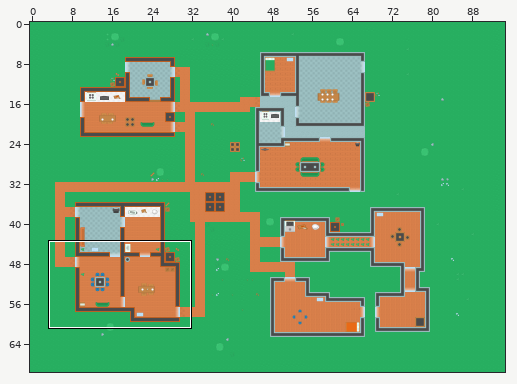
A Tiled map gets an edit: Main Base 1/Main map.tmx. Above: a wide view before the commit, with the close-up outlined.
Close-up. Before the commit:
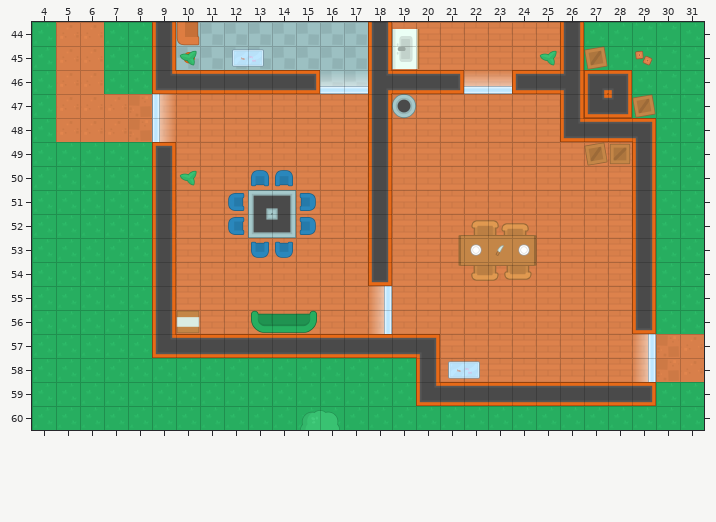
Cells are 128x128 px. Shown: x 4..31, y 44..60. The commit also changed other parts of the map, which this record leaves out.
And afterwards:
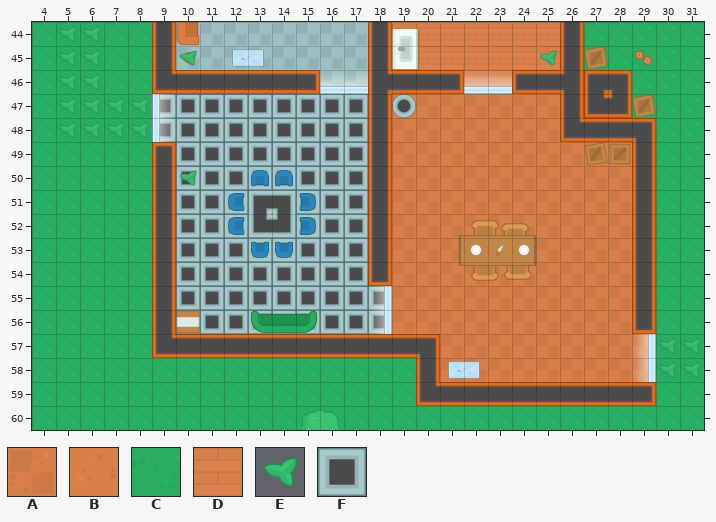
Key: from "Tile set 1": A 13, B 14, C 17, D 68, E 209, F 366.
_ is an empty cell, # one hidden under a higher layer, . an unchanged one.
The exact change:
--- layer "Floor and Ground"
@@ x 5..31 @@
-44 BB.........................
-45 BB.........................
-46 BB.........................
-47 BBB#DDDDDDDDD..............
-48 BBB#DDDDDDDDD..............
-49 .....DDDDDDDD..............
-50 .....DDDDDDDD..............
-51 .....DDD..DDD..............
-52 .....DDD..DDD..............
-53 .....DDDDDDDD..............
-54 .....DDDDDDDD..............
-55 .....DDDDDDDDD.............
-56 .....DDDDDDDDD.............
-57 .........................#B
-58 .........................#B
+44 CC.........................
+45 CC.........................
+46 CC.........................
+47 CCCCFFFFFFFFF..............
+48 CCCCFFFFFFFFF..............
+49 .....FFFFFFFF..............
+50 .....FFFFFFFF..............
+51 .....FFF..FFF..............
+52 .....FFF..FFF..............
+53 .....FFFFFFFF..............
+54 .....FFFFFFFF..............
+55 .....FFFFFFFFF.............
+56 .....FFFFFFFFF.............
+57 .........................CC
+58 .........................CC
--- layer "Non collidable"
@@ x 5..8 @@
-44 __..
-45 __..
-46 __..
-47 ___A
-48 ___A
+44 EE..
+45 EE..
+46 EE..
+47 EEEE
+48 EEEE
@@ x 30..31 @@
-57 A_
-58 A_
+57 EE
+58 EE
Pixel boxes of the changes (left, top, right, bottom) in both close-ups:
changed: (56, 22, 385, 334)
changed: (656, 334, 704, 382)
